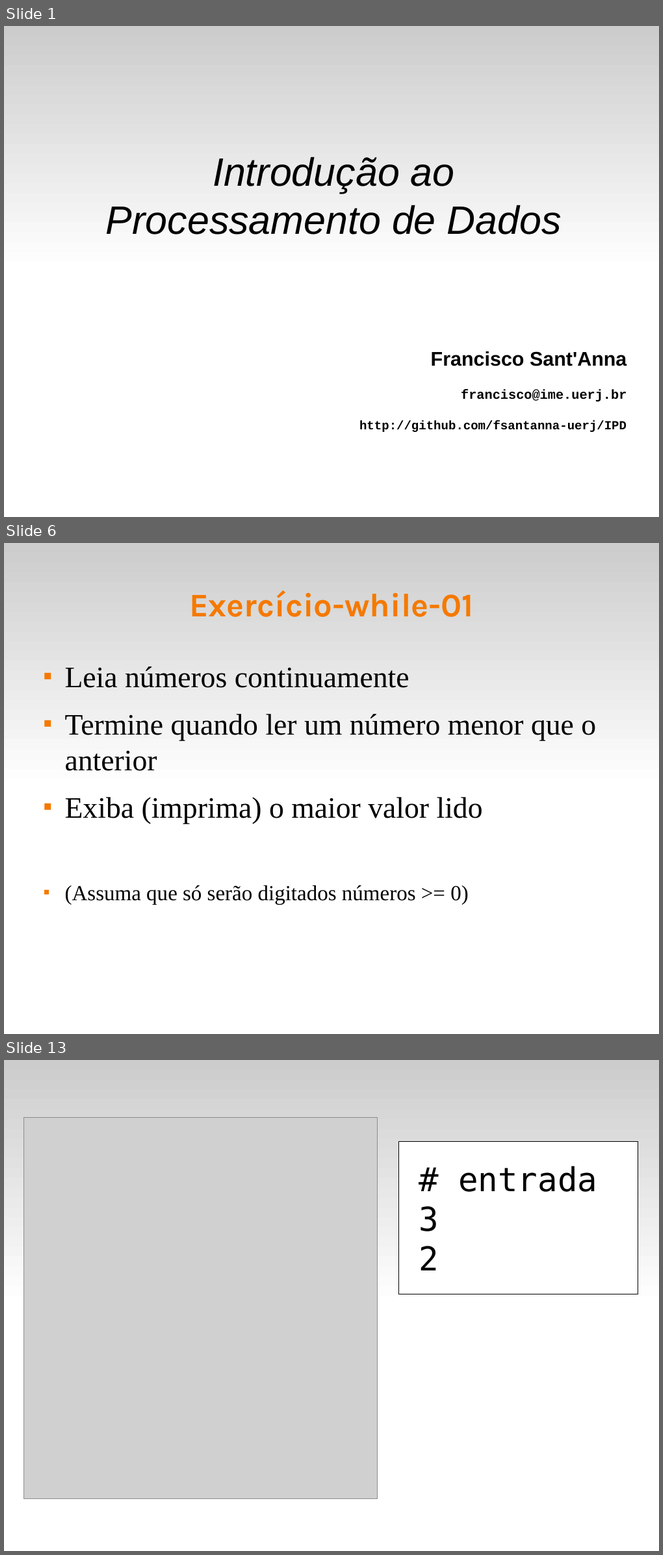
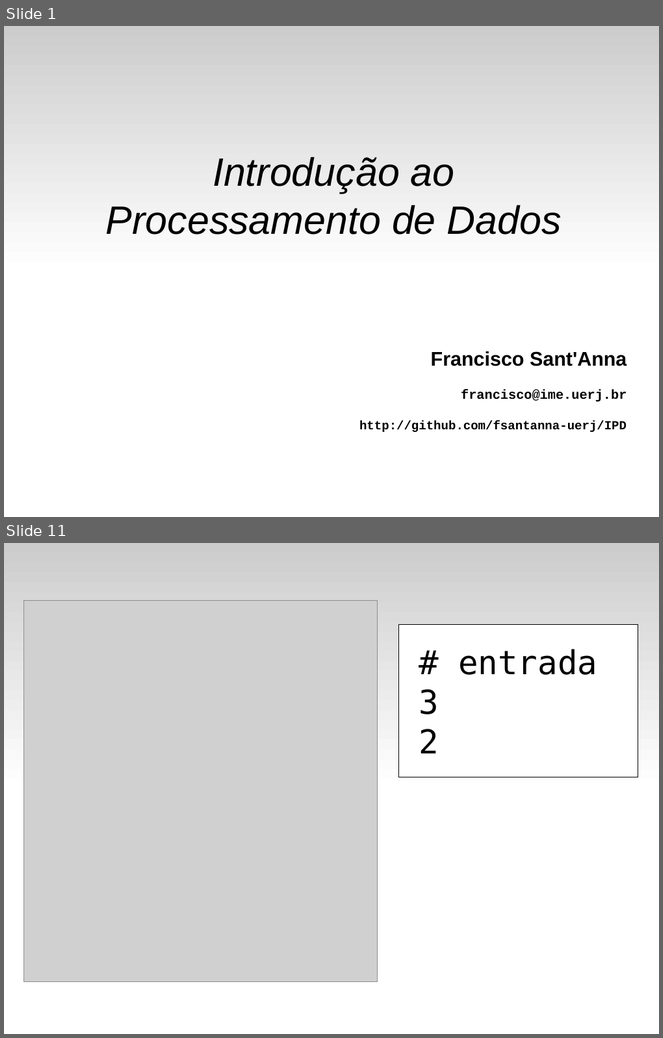
Before and after one commit to fsantanna-uerj/IPD, a slide deck: slides/ipd-05-while.odp. Shown one above the other, each under a label of ours: slides 1, 6 and 13 before the commit, slides 1 and 11 after it; the slides between them are not shown. The pictures are 663x1555 and 663x1038 pixels, drawn with LibreOffice and Linux fonts; fonts in the diff are those of the drawing; grey boxes stand for pictures. Boxes give left, top, right and bottom in pixels: in the first picture for what was removed or moved away, otherwise in the second. Text is boxed around its words. In the diff, an @@ line names an element or a change of style, - is before the commit and + after.

```diff
--- a/slides/ipd-05-while.odp
+++ b/slides/ipd-05-while.odp
@@ slide 6 removed at (4, 543, 659, 1034), background #FFFFFF; not listed: 1 template element that a slide beside it also shows @@
@@ title removed at (189, 590, 474, 617) @@
-Exercício-while-01
@@ freeform shape removed at (56, 661, 56, 661) @@
@@ text removed at (65, 667, 596, 905) @@
-■ Leia números continuamente
-■ Termine quando ler um número menor que o anterior
-■ Exiba (imprima) o maior valor lido
-■ (Assuma que só serão digitados números >= 0)
@@ what was slide 13 is now slide 11 @@
```
Also in this commit, not shown: 5 slides changed, 4 slides added, 5 other slides removed, 2 other files.
